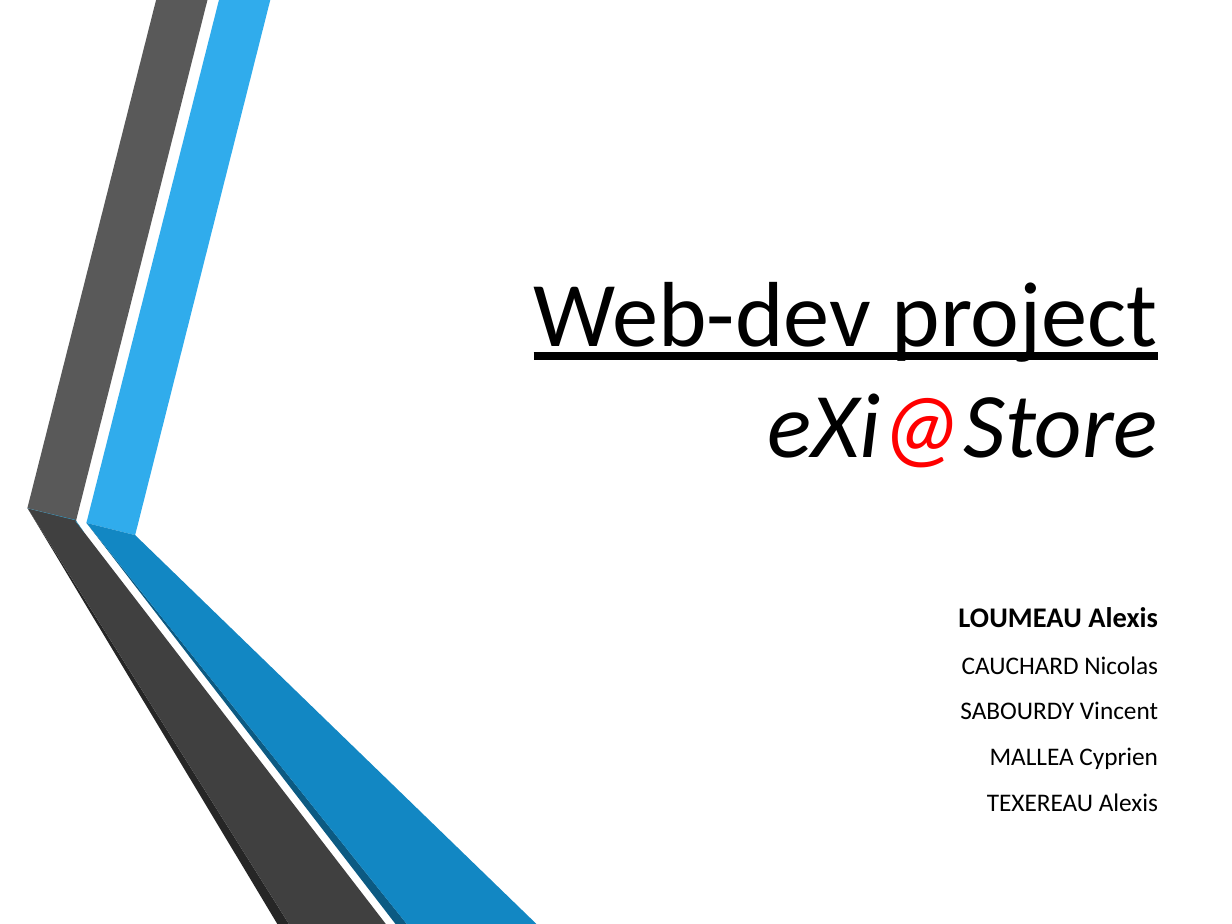
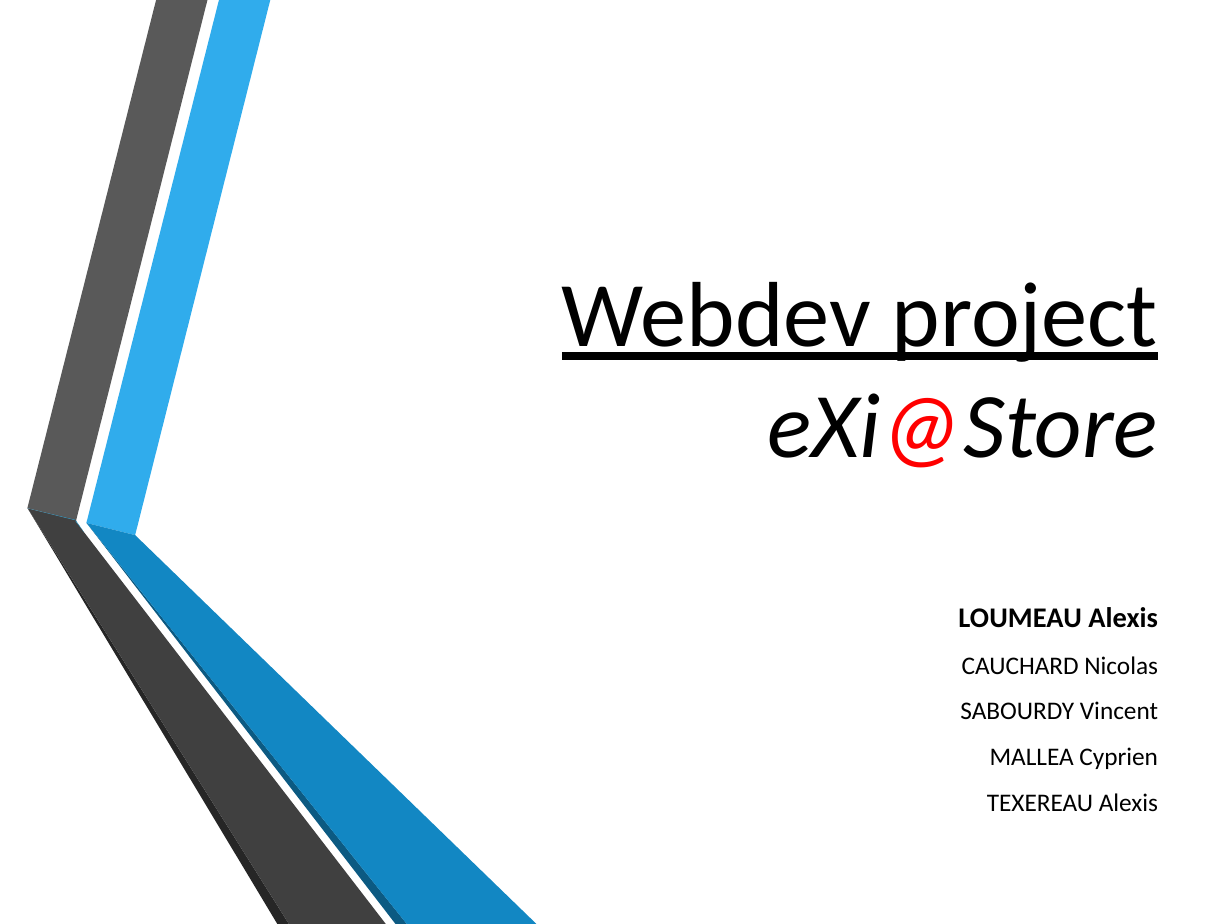
Before and after one commit to Alex4064/ProjetWeb, a slide deck: slide 1 of Documentation/Presentation project.pptx. Drawn at 1232x924 pixels with LibreOffice and Linux fonts; fonts in the diff are those of the drawing; background and template pictures are left out. Boxes give left, top, right and bottom in pixels: in the first picture for what was removed or moved away, otherwise in the second. Text is boxed around its words. In the diff, an @@ line names an element or a change of style, - is before the commit and + after.

```diff
--- a/Documentation/Presentation project.pptx
+++ b/Documentation/Presentation project.pptx
@@ title at bbox=[562, 282, 1158, 468]: text changed @@
-Web-dev project
-eXi@Store
+Webdev project
+eXi@Store
```
Also in this commit, not shown: 6 other slides changed, 5 slides added, 2 slides removed, 6 other files.
